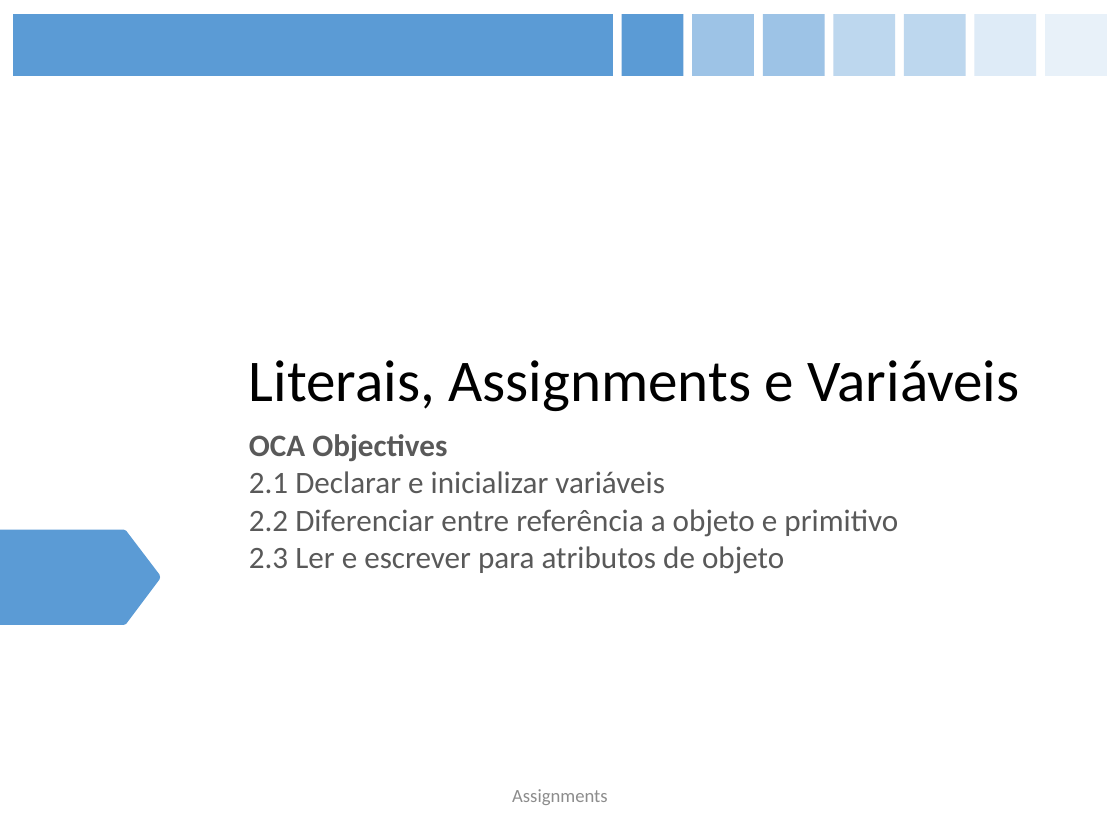
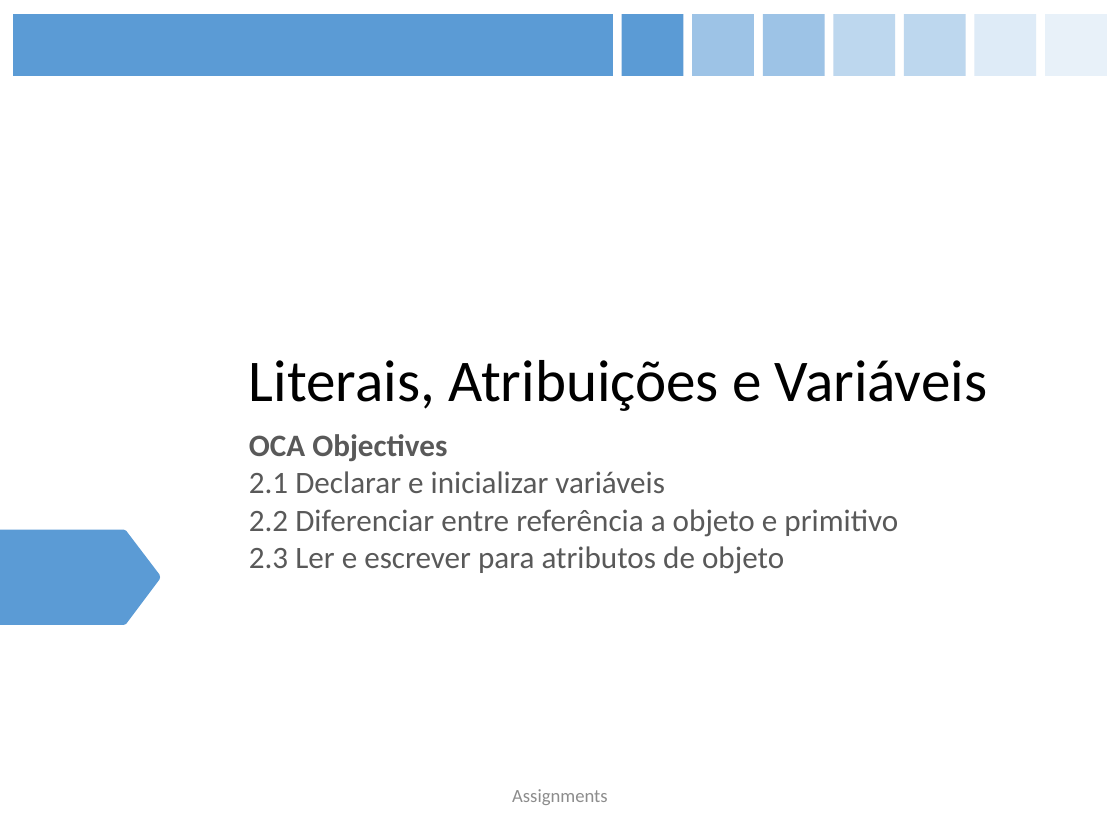
Before and after one commit to figueiredojrr/treinamentoJavaSeOcaAgosto, a slide deck: slide 37 of TreinamentoJavaSeOca/documentos/apresentação/OCA.pptx (slide 34 before the commit). Drawn at 1120x840 pixels with LibreOffice and Linux fonts; fonts in the diff are those of the drawing. Boxes give left, top, right and bottom in pixels: in the first picture for what was removed or moved away, otherwise in the second. Text is boxed around its words. In the diff, an @@ line names an element or a change of style, - is before the commit and + after.

```diff
--- a/TreinamentoJavaSeOca/documentos/apresentação/OCA.pptx
+++ b/TreinamentoJavaSeOca/documentos/apresentação/OCA.pptx
@@ title at (249, 360, 987, 411): text changed @@
-Literais, Assignments e Variáveis
+Literais, Atribuições e Variáveis
```
Also in this commit, not shown: 3 other slides changed, 9 slides added.
